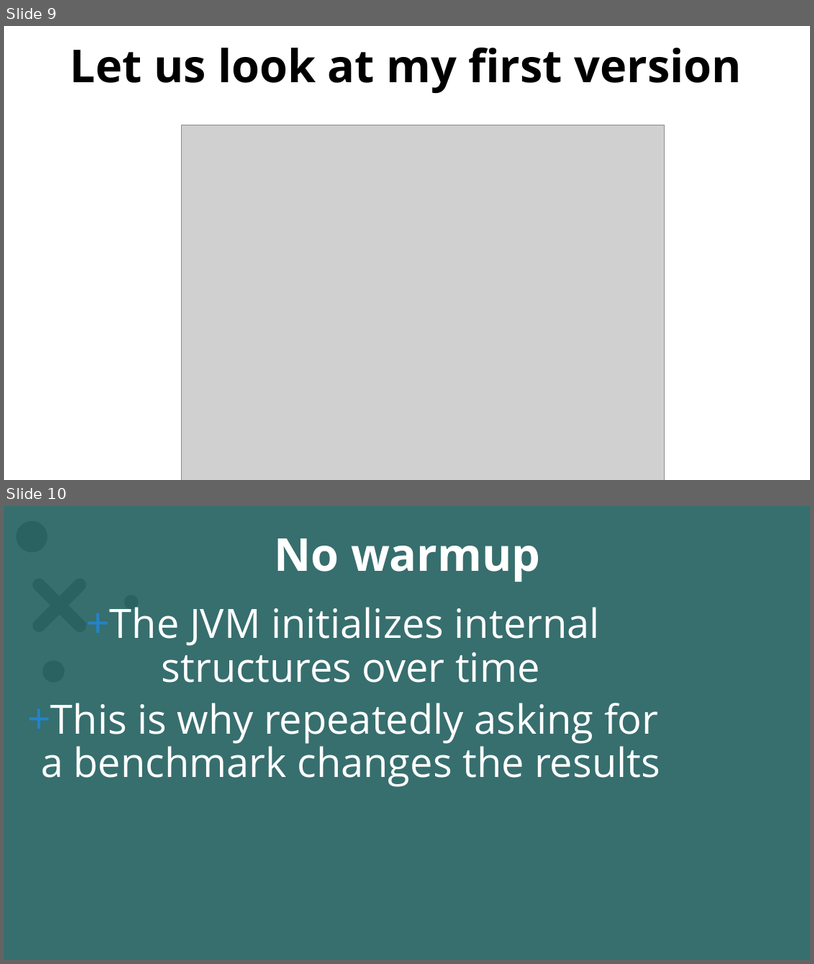
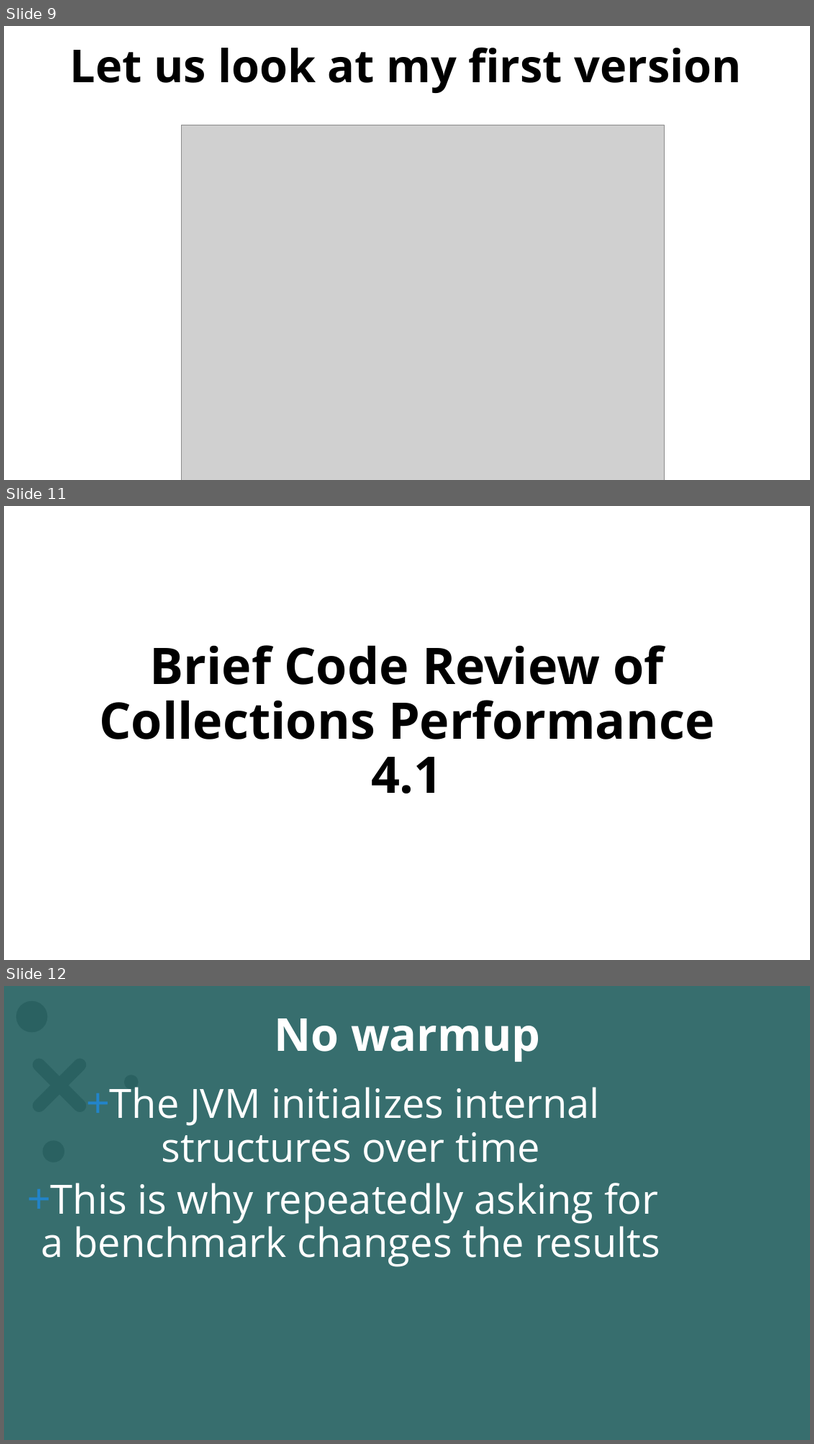
Before and after one commit to omniprof/collectionsperformance_v6, a slide deck: docs/JMH_Slides.pptx. Shown one above the other, each under a label of ours: slides 9 and 10 before the commit, slides 9, 11 and 12 after it; the slides between them are not shown. The pictures are 814x964 and 814x1444 pixels, drawn with LibreOffice and Linux fonts; fonts in the diff are those of the drawing; grey boxes stand for pictures; background and template pictures are left out; a plain dark background stands for a picture behind light text. Boxes give left, top, right and bottom in pixels: in the first picture for what was removed or moved away, otherwise in the second. Text is boxed around its words. In the diff, an @@ line names an element or a change of style, - is before the commit and + after.

```diff
--- a/docs/JMH_Slides.pptx
+++ b/docs/JMH_Slides.pptx
@@ slide 11 added at [4,506,810,960], background #FFFFFF; not listed: 6 template elements that a slide beside it also shows @@
@@ title added at [99,645,715,793], 60 pt, text #000000, bold @@
+Brief Code Review of Collections Performance 4.1
@@ what was slide 10 is now slide 12 @@
```
Also in this commit, not shown: 2 slides changed, 2 other slides added.
